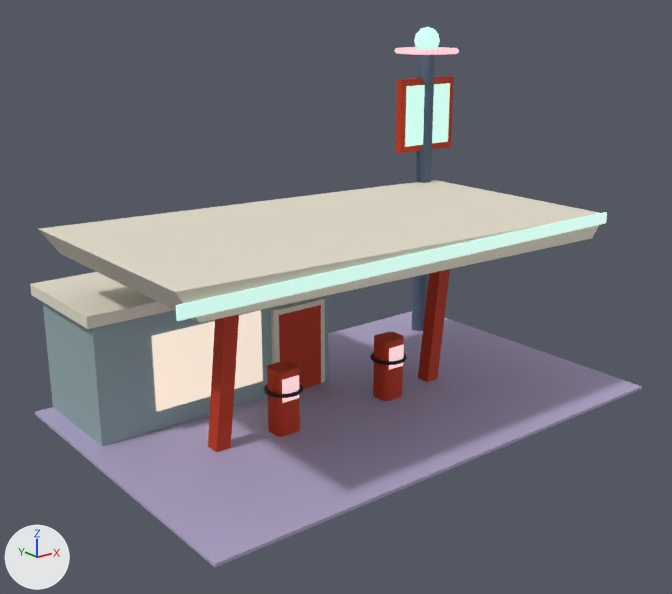
What one commit did to the glTF model content/city/charge_stop.glb.
Rendered twice from a 50 mm camera at (-16.91, -19.61, 10.31) aimed at (-2.54, -1.65, 3.13). The axes (+X, +Y, +Z) are drawn at lower left. The lights are the same throughout. The first picture is the older version. Where no turn or scale is listed for an object, it has been applied to the vertices. Vertices at exactly the same position are counted once.

In view in the first picture: 'charge_stop'.
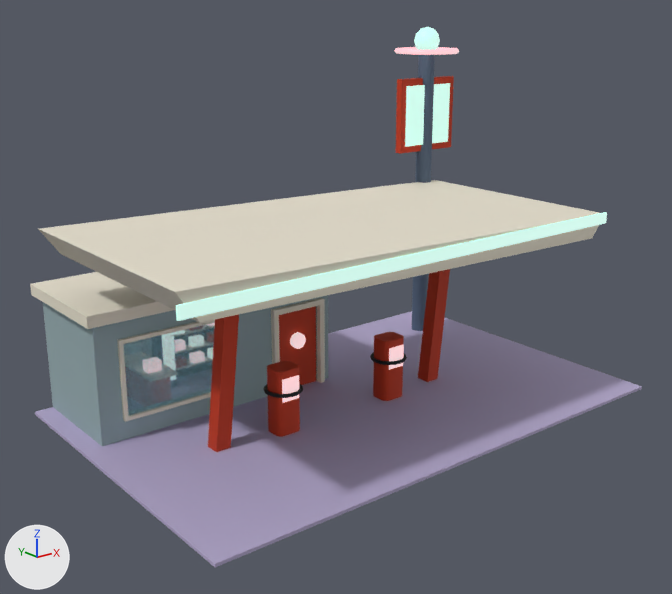
Where the change shows, as pixel boxes (x1, y1, x2, y2) in the pictures (672 x 594 px):
'door_shop_leaf', added (red)
    after: (279, 306, 316, 385)
    faces in mat_paint: (279, 306, 316, 385)
    faces in mat_glow: (290, 332, 306, 349)
part 1 of me_charge_stop, added
    after: (123, 392, 211, 422)
part 2 of me_charge_stop, added
    after: (117, 320, 215, 345)
part 3 of me_charge_stop, added
    after: (175, 355, 187, 368)
part 4 of me_charge_stop, added
    after: (206, 331, 214, 343)
part 5 of me_charge_stop, added
    after: (124, 352, 178, 382)
part 6 of me_charge_stop, added
    after: (174, 339, 186, 352)
part 7 of me_charge_stop, added
    after: (189, 351, 205, 364)
part 8 of me_charge_stop, added
    after: (188, 334, 204, 347)
part 9 of me_charge_stop, added
    after: (207, 347, 213, 359)
part 10 of me_charge_stop, cut back
    before: (152, 298, 323, 411)
    after: (43, 295, 328, 446)

Patch to the scene script:
```diff
--- a/content/city/charge_stop.glb.py
+++ b/content/city/charge_stop.glb.py
@@ mat_clear @@
+mat_clear = bpy.data.materials.new('clear')
+# nodes: BsdfPrincipled, Math, OutputMaterial, VertexColor
@@ me_charge_stop @@
 # used by ob_charge_stop; location = (0.0, 0.0, 0.0)
-me_charge_stop.from_pydata(...)  # 610 vertices, 1148 faces; spans x -9.0..5.0, y -6.0..3.2, z 0.0..9.7
+me_charge_stop.from_pydata(...)  # 1037 vertices, 1872 faces; spans x -9.0..5.0, y -6.0..3.2, z 0.0..9.7
+# me_charge_stop part 1: a new loose piece, a box spanning x -7.9..-4.9, y -0.1..0.0, z 0.6..0.7, in mat_paint
+# me_charge_stop part 2: a new loose piece, a box spanning x -7.9..-4.9, y -0.1..0.0, z 2.6..2.7, in mat_paint
+# me_charge_stop part 3: a new loose piece, a box spanning x -5.08..-4.72, y 2.45..2.7, z 0.5..0.75, in mat_paint
+# me_charge_stop part 4: a new loose piece, a box spanning x -3.88..-3.52, y 2.45..2.7, z 1.0..1.25, in mat_paint
+# me_charge_stop part 5: a new loose piece, a box spanning x -6.7..-5.9, y 0.8..2.8, z 1.05..1.11, in mat_paint
+# me_charge_stop part 6: a new loose piece, a box spanning x -5.08..-4.72, y 2.45..2.7, z 1.0..1.25, in mat_glow
+# me_charge_stop part 7: a new loose piece, a box spanning x -4.48..-4.12, y 2.45..2.7, z 0.5..0.75, in mat_glow
+# me_charge_stop part 8: a new loose piece, a box spanning x -4.48..-4.12, y 2.45..2.7, z 1.0..1.25, in mat_glow
+# me_charge_stop part 9: a new loose piece, a box spanning x -3.88..-3.52, y 2.45..2.7, z 0.5..0.75, in mat_glow
+# me_charge_stop part 10: 2 vertices moved from x -3.45..-1.75, y 0.0, z 0.0..2.55 to x -3.45..-1.75, y 0.24, z 0.0..2.55; 18 vertices removed from x -7.0..-1.75, y -0.17..0.0, z 0.0..2.6; 205 vertices added at x -8.5..-1.5, y -0.15..3.0, z 0.0..3.2
+# other edits to the shape of me_charge_stop do not show in these pictures
 me_charge_stop.materials.append(mat_paint)
 me_charge_stop.materials.append(mat_glow)
+me_charge_stop.materials.append(mat_clear)
@@ me_door_shop_leaf @@
+me_door_shop_leaf.from_pydata(...)  # 40 vertices, 72 faces; spans x -3.3..-1.9, y -0.11..0.15, z 0.0..2.4
+# faces by material slot: [12, 60]
+me_door_shop_leaf.materials.append(mat_paint)
+me_door_shop_leaf.materials.append(mat_glow)
@@ ob_door_shop_leaf @@
+ob_door_shop_leaf = bpy.data.objects.new('door_shop_leaf', me_door_shop_leaf)
+ob_door_shop_leaf.location = (0.0, 0.0, 0.0)
```
